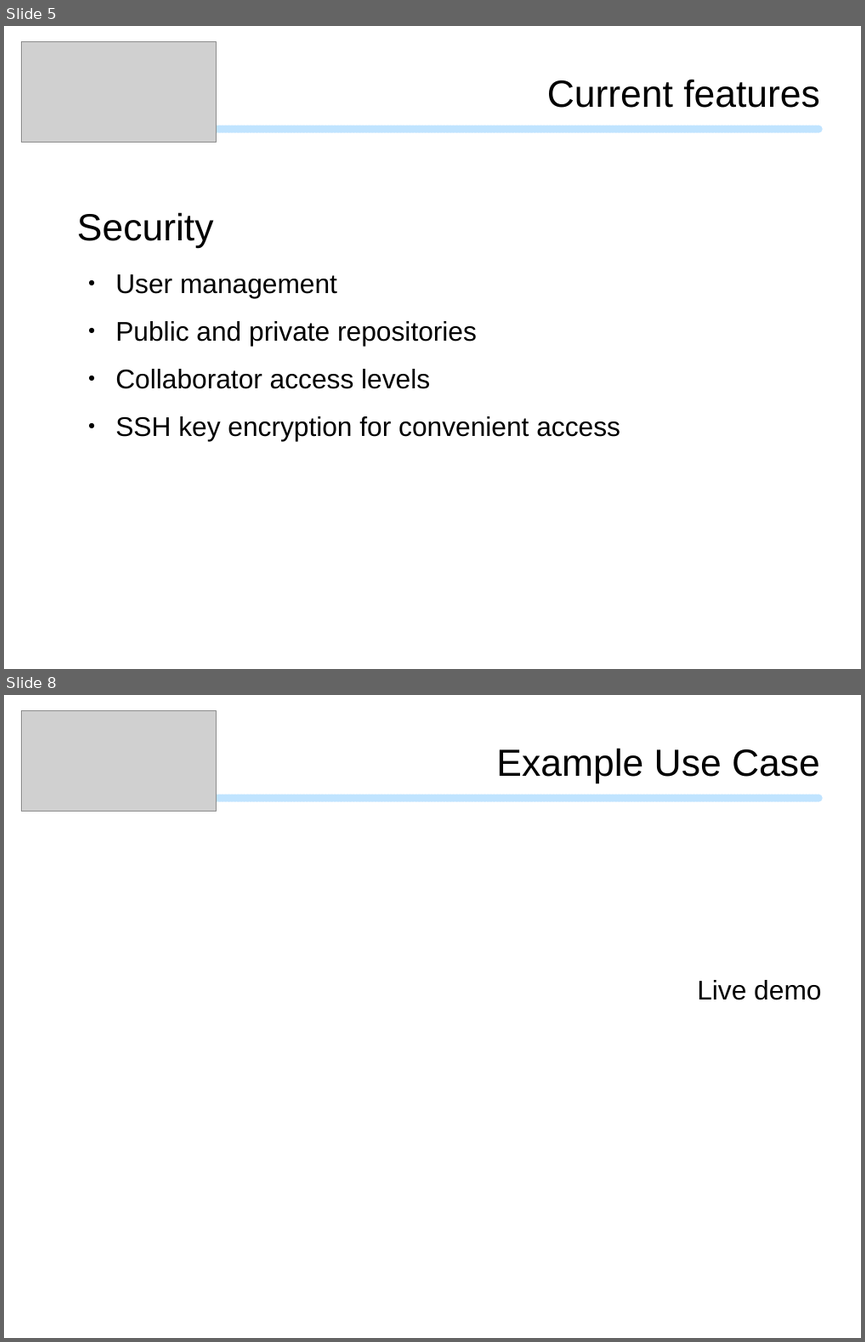
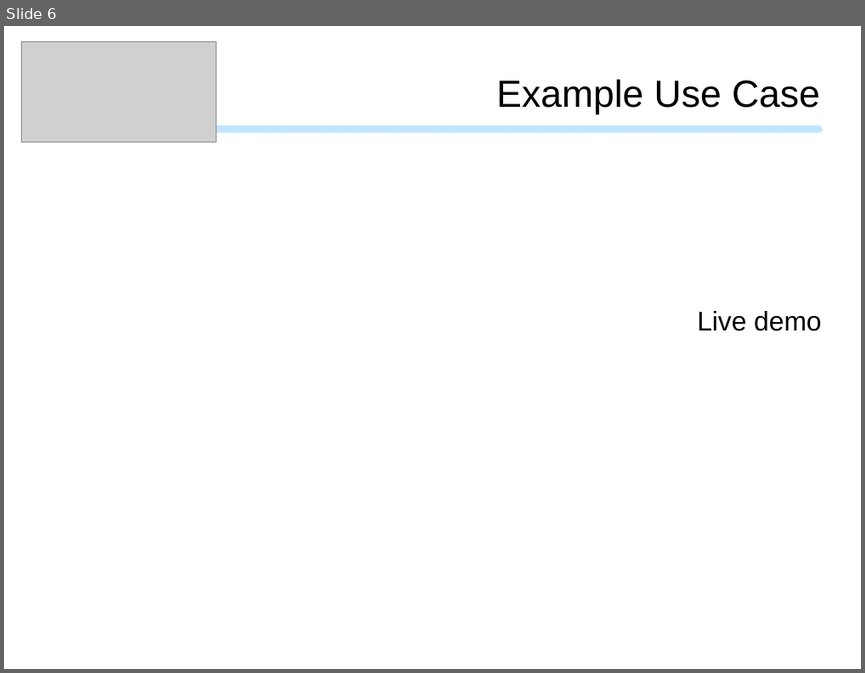
Before and after one commit to mpsonntag/prespost, a slide deck: 201911b_CNS_Seminar/CNS_Seminar_template.odp. Shown one above the other, each under a label of ours: slides 5 and 8 before the commit, slide 6 after it; the slides between them are not shown. The pictures are 865x1342 and 865x673 pixels, drawn with LibreOffice and Linux fonts; fonts in the diff are those of the drawing; grey boxes stand for pictures; background and template pictures are left out. Boxes give left, top, right and bottom in pixels: in the first picture for what was removed or moved away, otherwise in the second. Text is boxed around its words. In the diff, an @@ line names an element or a change of style, - is before the commit and + after.

```diff
--- a/201911b_CNS_Seminar/CNS_Seminar_template.odp
+++ b/201911b_CNS_Seminar/CNS_Seminar_template.odp
@@ slide 5 removed at (4,26,861,669), background #FFFFFF; not listed: 1 template element that a slide beside it also shows @@
@@ picture removed at (21,41,216,142) @@
@@ text removed at (547,80,820,108) @@
-Current features
@@ text removed at (77,212,214,248) @@
-Security
@@ text removed at (115,274,620,441) @@
-● User management
-● Public and private repositories
-● Collaborator access levels
-● SSH key encryption for convenient access
@@ what was slide 8 is now slide 6 @@
```
Also in this commit, not shown: 5 slides changed, 1 slide added, 4 other slides removed, 3 other files.
